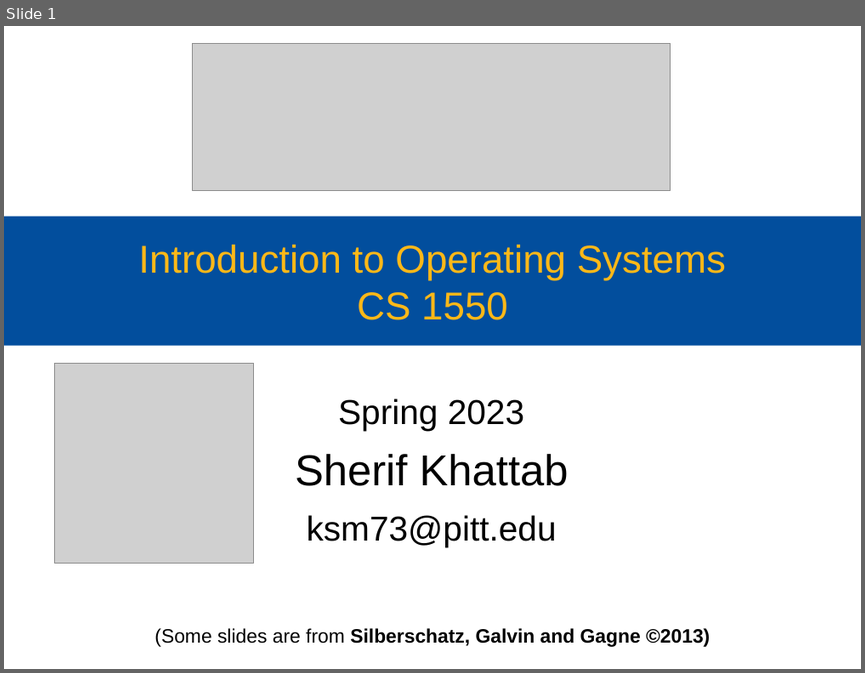
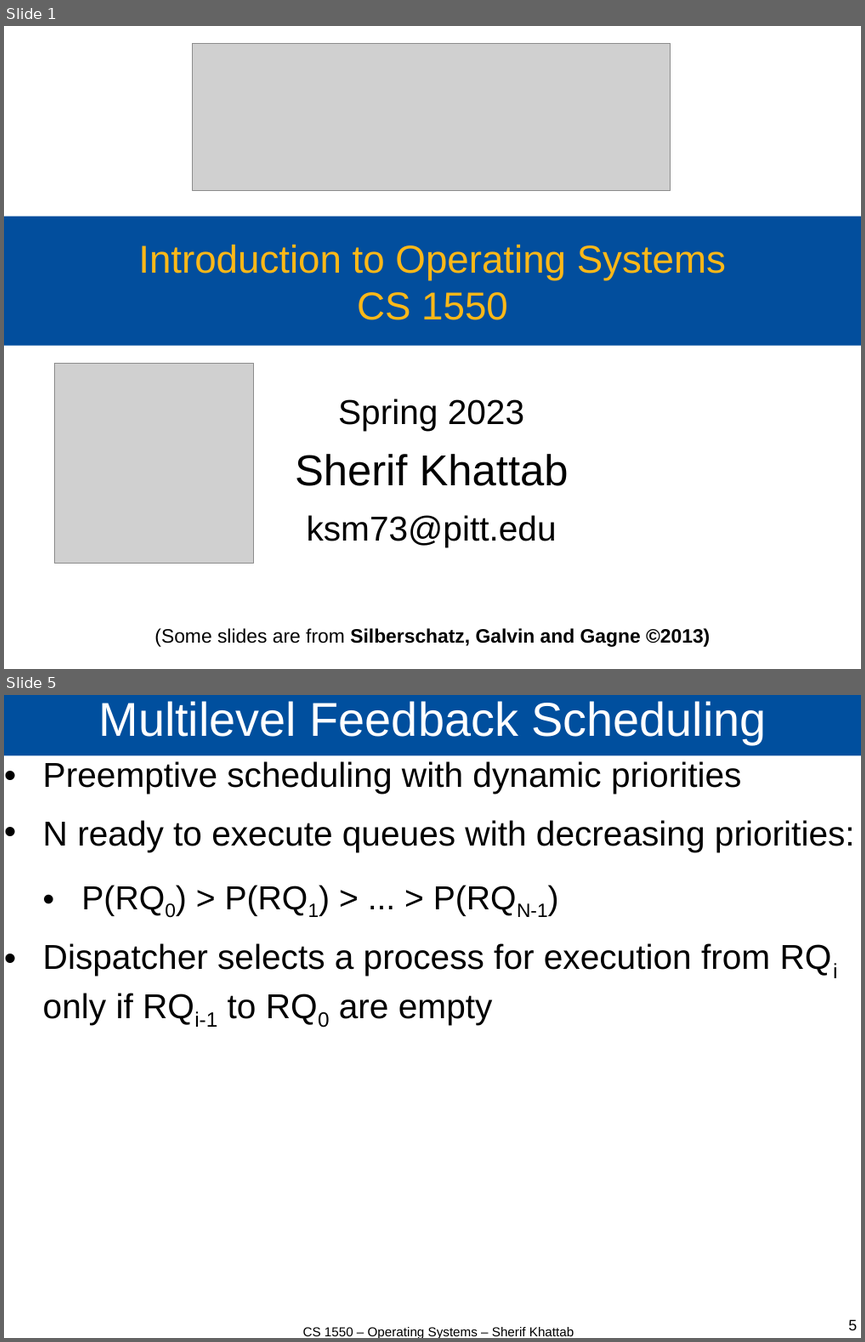
Before and after one commit to cs1550-2244/cs1550-code-handouts, a slide deck: DraftSlides/Lecture15.pptx. Shown one above the other, each under a label of ours: slide 1 before the commit, slides 1 and 5 after it; the slides between them are not shown. The pictures are 865x673 and 865x1342 pixels, drawn with LibreOffice and Linux fonts; fonts in the diff are those of the drawing; grey boxes stand for pictures. Boxes give left, top, right and bottom in pixels: in the first picture for what was removed or moved away, otherwise in the second. Text is boxed around its words. In the diff, an @@ line names an element or a change of style, - is before the commit and + after.

```diff
--- a/DraftSlides/Lecture15.pptx
+++ b/DraftSlides/Lecture15.pptx
@@ slide 5 added at [4,695,861,1338], background #FFFFFF @@
@@ title added at [4,695,861,756], fill #004F9E, 44 pt, text #FFFFFF @@
+Multilevel Feedback Scheduling
@@ text added at [43,761,855,1027], 32 pt, text #000000 @@
+• Preemptive scheduling with dynamic priorities
+• N ready to execute queues with decreasing priorities:
+  • P(RQ0) > P(RQ1) > ... > P(RQN-1)
+• Dispatcher selects a process for execution from RQi only if RQi-1 to RQ0 are empty
@@ text added at [303,1327,574,1338], 12 pt, text #000000 @@
+CS 1550 – Operating Systems – Sherif Khattab
@@ page number added at [848,1319,857,1330], 14 pt, text #000000 @@
+5
```
Also in this commit, not shown: 8 slides changed, 37 other slides added, 1 slide removed, 2 other files.
